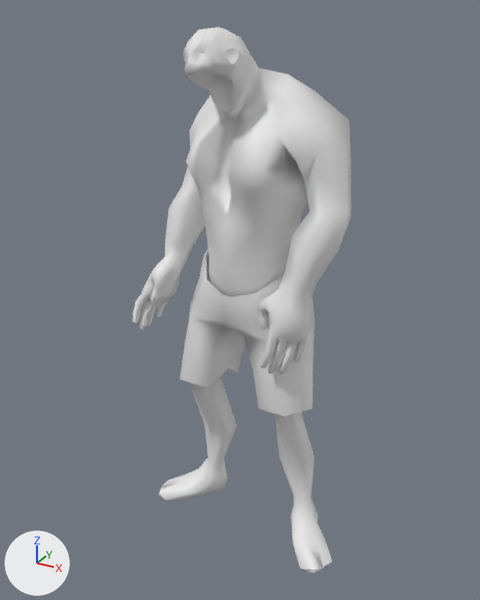
The OBJ model assets/models/monster_02/idle/monster02_idle_046.obj: old version first, new version second.
The view is the same before and after, from a camera (50 mm lens) standing at (108.0, -203.0, 201.0) and looking at (-4.0, 0.0, 100.0). Arrows for +X, +Y and +Z are at lower left; the lights stay in place. Where no turn or scale is listed for an object, it has been applied to the vertices.

In view in the first picture: 'monster02_idle_046'.
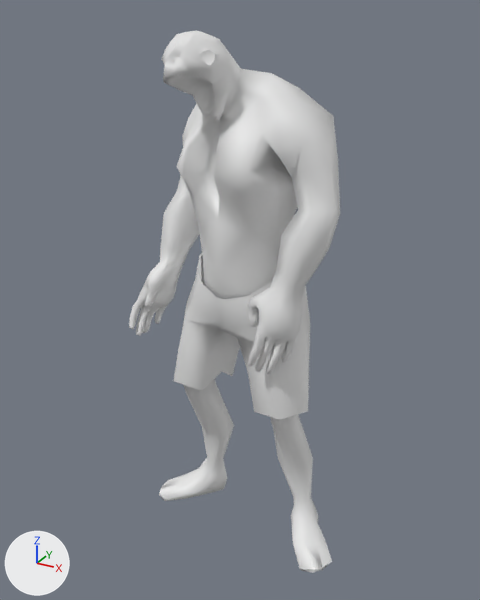
Location of each change, [x1, y1, x2, y2] in pixels of the pictures (480 x 600 px; the box of a moved part takes in the faces that stretch with it):
'monster02_idle_046', reshaped: before [133, 27, 351, 573]; after [129, 30, 340, 573]
part 1 of me_monster02_idle_046, moved or reshaped: before [180, 249, 315, 416]; after [173, 253, 310, 420]
part 2 of me_monster02_idle_046, moved or reshaped: before [133, 27, 351, 491]; after [129, 30, 340, 491]

The edits, one by one:
me_monster02_idle_046 is used by ob_monster02_idle_046; location (0.0, 0.0, 0.0).
me_monster02_idle_046 had 856 vertices, 1658 faces and spanned x -45.0..43.0, y -24.0..26.0, z -1.0..196.0.
me_monster02_idle_046 now has 856 vertices, 1658 faces and spans x -46.0..43.0, y -26.0..24.0, z -1.0..195.0.
me_monster02_idle_046 part 1: the loose piece of 87 vertices spanning x -30.0..30.0, y -16.0..23.0, z 62.0..122.0 is moved by (-1.0, -2.0, 0.0).
me_monster02_idle_046 part 2: 693 of 856 vertices moved; they spanned x -45.0..38.0, y -24.0..26.0, z 34.0..196.0 and now span x -46.0..35.0, y -26.0..24.0, z 33.0..195.0; mean shift (-3.0, -2.0, -1.0); largest move (-7.0, -21.0, 191.0) -> (-14.0, -23.0, 189.0).
